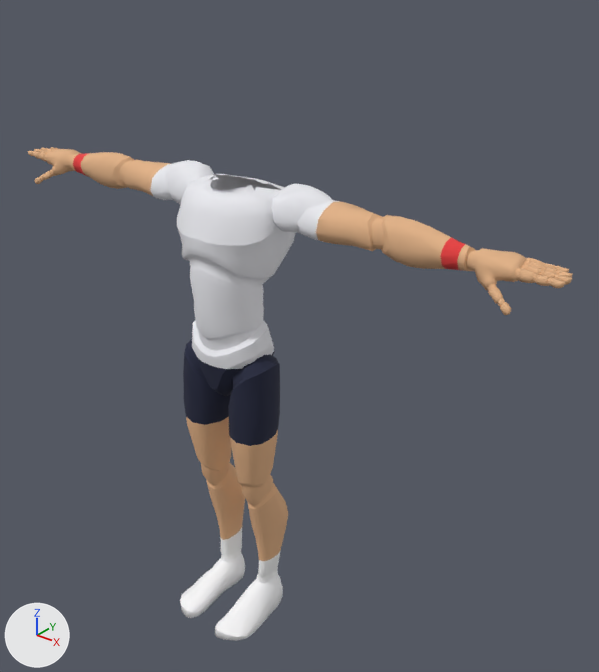
One commit to the glTF model sweetspot/models/players/p03.glb: the scene before it, then after it.
One viewpoint serves both versions: a camera (50 mm lens) standing at (1.58, -1.65, 2.13) and looking at (0.15, 0.14, 1.02). The axes (+X, +Y, +Z) are drawn at lower left. The lights are the same throughout. The first picture is the older version. Vertices at exactly the same position are counted once.

Script lines for the objects in view, before the commit:
```python
me_mannequin = bpy.data.meshes.new('Mannequin')
me_mannequin.from_pydata(...)  # 7082 vertices, 13882 faces; spans x -0.98..0.98, y -0.21..0.15, z 0.0..1.52
me_mannequin.materials.append(mat_palette)  # picture img_palette
ob_body = bpy.data.objects.new('Body', me_mannequin)
ob_body.location = (0.0, 0.0, 0.0)
```
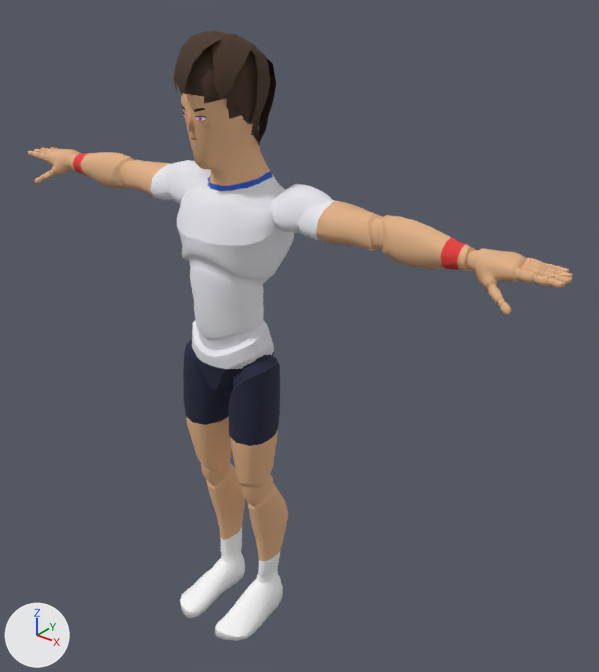
Where the change shows, as pixel boxes (x1, y1, x2, y2) in the pictures (599 x 672 px):
'Body', reshaped (11% taller)
    before: (28, 147, 573, 641)
    after: (28, 93, 573, 641)
'Hair', added (brown)
    after: (173, 30, 276, 147)
'Face', added
    after: (182, 106, 206, 140)
'Nose', added
    after: (189, 110, 195, 132)
part 1 of me_mannequin, built on
    before: (169, 160, 308, 222)
    after: (169, 93, 308, 222)

What changed in the scene script:
```text
Add img_face_01:
    img_face_01 = load_image('face_01', '_unpacked/face_01', 128, 128, 'sRGB')
Add mat_face:
    mat_face = principled_material('face')
    mat_face.texture = img_face_01  # with its transparency
    mat_face.roughness = 0.9
Change me_mannequin:
    used by ob_body; location = (0.0, 0.0, 0.0)
    remove me_mannequin.from_pydata(...)  # 7082 vertices, 13882 faces; spans x -0.98..0.98, y -0.21..0.15, z 0.0..1.52
    add me_mannequin.from_pydata(...)  # 7378 vertices, 14511 faces; spans x -0.98..0.98, y -0.21..0.15, z 0.0..1.86
    me_mannequin part 1: 65 vertices moved from x -0.22..0.22, y -0.06..0.14, z 1.33..1.52 to x -0.22..0.22, y -0.06..0.15, z 1.32..1.51; 43 vertices removed from x -0.14..0.14, y -0.05..0.1, z 1.48..1.5; 339 vertices added at x -0.13..0.13, y -0.13..0.13, z 1.48..1.86
    other edits to the shape of me_mannequin do not show in these pictures
Add me_nose:
    me_nose.from_pydata(...)  # 6 vertices, 6 faces; spans x -0.0106..0.0106, y -0.1315..-0.1137, z 1.6643..1.7191
    me_nose.materials.append(mat_palette)  # picture img_palette
Add me_hair:
    me_hair.from_pydata(...)  # 478 vertices, 908 faces; spans x -0.111..0.111, y -0.154..0.163, z 1.57..1.904
    me_hair.materials.append(mat_palette)  # picture img_palette
Add me_face:
    me_face.from_pydata(...)  # 50 vertices, 64 faces; spans x -0.0672..0.0672, y -0.1276..-0.0304, z 1.6105..1.7281
    me_face.materials.append(mat_face)  # picture img_face_01
Add ob_nose:
    ob_nose = bpy.data.objects.new('Nose', me_nose)
    ob_nose.location = (0.0, 0.0, 0.0)
Add ob_hair:
    ob_hair = bpy.data.objects.new('Hair', me_hair)
    ob_hair.location = (0.0, 0.0, 0.0)
Add ob_face:
    ob_face = bpy.data.objects.new('Face', me_face)
    ob_face.location = (0.0, 0.0, 0.0)
```
